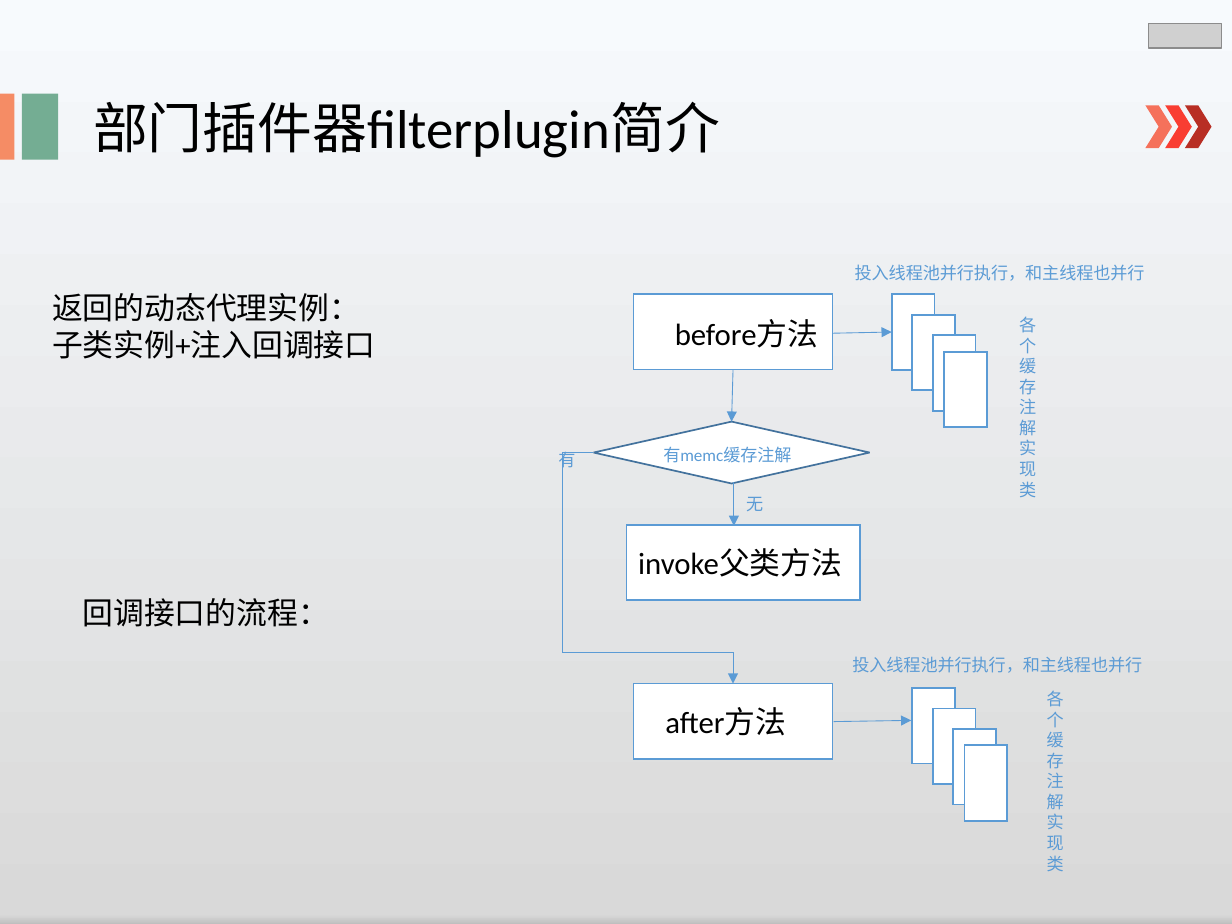
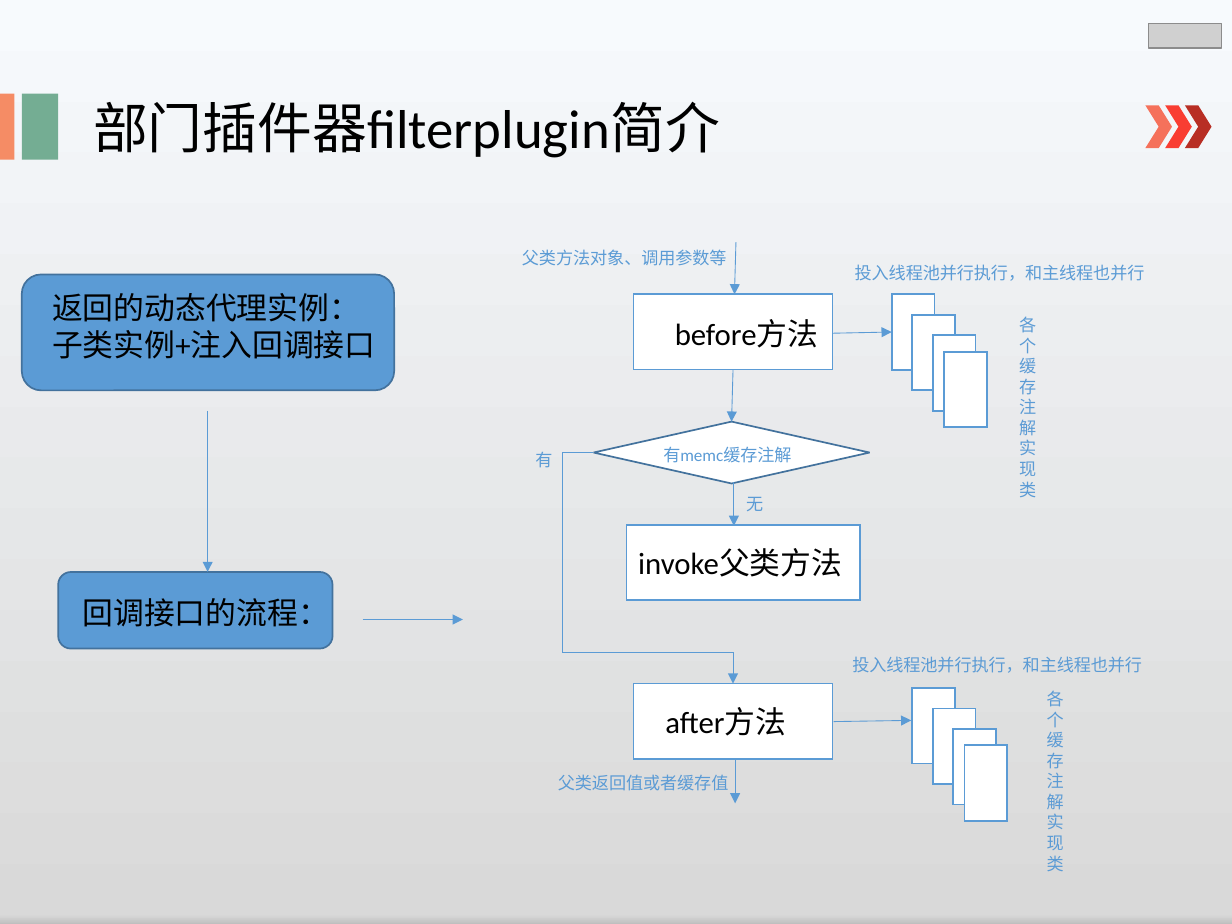
Before and after one commit to lspgithublxh/document, a slide deck: slide 26 of 业务文档跟踪/述职/shuzhi.pptx (slide 24 before the commit). Drawn at 1232x924 pixels with LibreOffice and Linux fonts; fonts in the diff are those of the drawing; grey boxes stand for pictures. Boxes give left, top, right and bottom in pixels: in the first picture for what was removed or moved away, otherwise in the second. Text is boxed around its words. In the diff, an @@ line names an element or a change of style, - is before the commit and + after.

Commit message:
二级缓存策略2

```diff
--- a/业务文档跟踪/述职/shuzhi.pptx
+++ b/业务文档跟踪/述职/shuzhi.pptx
@@ text added at (522, 249, 727, 266), 10 pt, text #5B9BD5 @@
+父类方法对象、调用参数等
@@ arrow added from (736, 243) to (734, 294), #5B9BD5 0.5 pt @@
@@ rounded rectangle added at (22, 275, 394, 391), fill #5B9BD5, outline #43739E 1 pt @@
@@ arrow added from (208, 411) to (208, 572), #5B9BD5 0.5 pt @@
@@ text "有": place and size @@
-text "有" at (558, 452, 575, 471)
+text "有" at (535, 452, 552, 468)
@@ rounded rectangle added at (58, 572, 333, 648), fill #5B9BD5, outline #43739E 1 pt @@
@@ arrow added from (362, 620) to (463, 620), #5B9BD5 0.5 pt @@
@@ text added at (558, 774, 729, 791), 10 pt, text #5B9BD5 @@
+父类返回值或者缓存值
@@ arrow added from (736, 760) to (736, 803), #5B9BD5 0.5 pt @@
```
Also in this commit, not shown: 3 other slides changed, 3 slides added, 1 slide removed.
